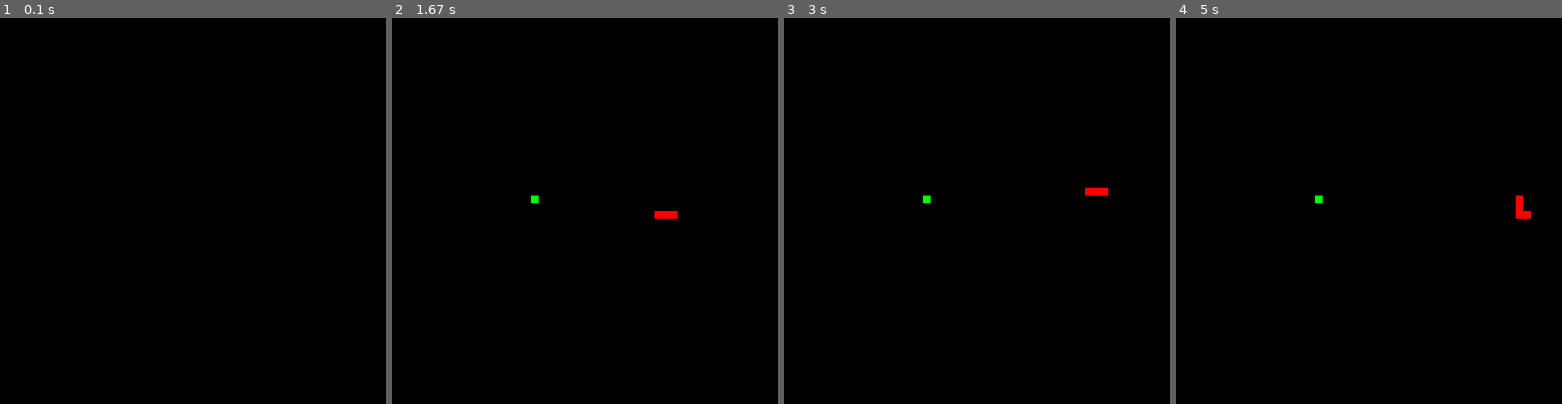
Above: before the commit, frames 1-4 (left to right).
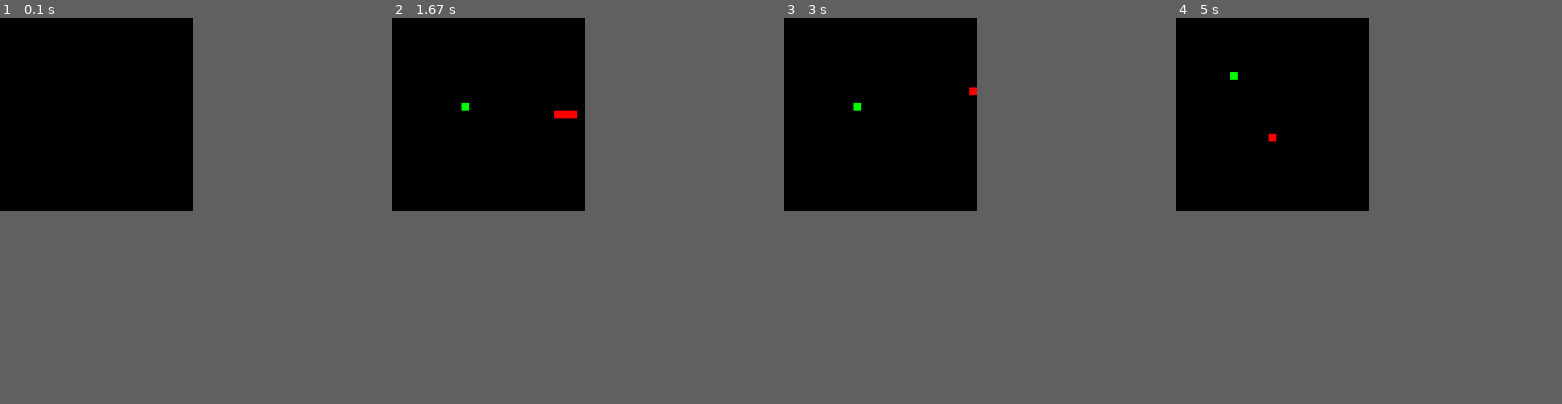
Above: after the commit, the same moments.

Repository: ddattero/Pygame-Snake
Game: pygame game, started from snake.py
Same seed, same stepped clock (60 frames per second), same inputs: the game is played once before the commit and once after it.
Inputs:
- Up to frame 1 (0.1 s): no input
- Up to frame 2 (1.67 s): tap A at 0.33, 0.7 s
- Up to frame 3 (3 s): hold Up 1.67-2.13 s; hold Right 2.17-2.63 s
- Up to frame 4 (5 s): tap Enter at 3.23 s; hold Down 3.77-4.28 s; hold Left 4.32-4.75 s; hold Up from 4.78 s (still down); tap A at 4.93 s
In our replay, the window is 500x500 before the commit and 250x250 after it. These sizes can differ from the game's own. Grey fills any space a smaller window leaves; there, only what the larger window draws over its background counts as a difference.

The runs differ from the first frame. In frame 1, only the window size differs. In frame 2, 0.3% of the frame differs, in the area x 18-74%, y 22-52%; in frame 3, 0.2%; in frame 4, 0.3%.

Commit message:
bug fixes

Diff:
--- a/snake.py
+++ b/snake.py
@@ -4,8 +4,8 @@
 
 pygame.init()
 
-WIDTH = 500
-HEIGHT = 500
+WIDTH = 250
+HEIGHT = 250
 
 #size of each seg
 SIZE = 10
@@ -17,6 +17,8 @@
 BG_COLOR = (0, 0, 0)
 
 FPS = 60
+
+FRAMES_TO_MOVE = 10
 
 clock = pygame.time.Clock()
 
@@ -70,7 +72,7 @@
                     run = False
                     rep = False
         print("")
-        if frames == 10:
+        if frames == FRAMES_TO_MOVE:
             frames = 1
             pygame.display.set_caption("Score: " + str(len(segs)))
             eat()
